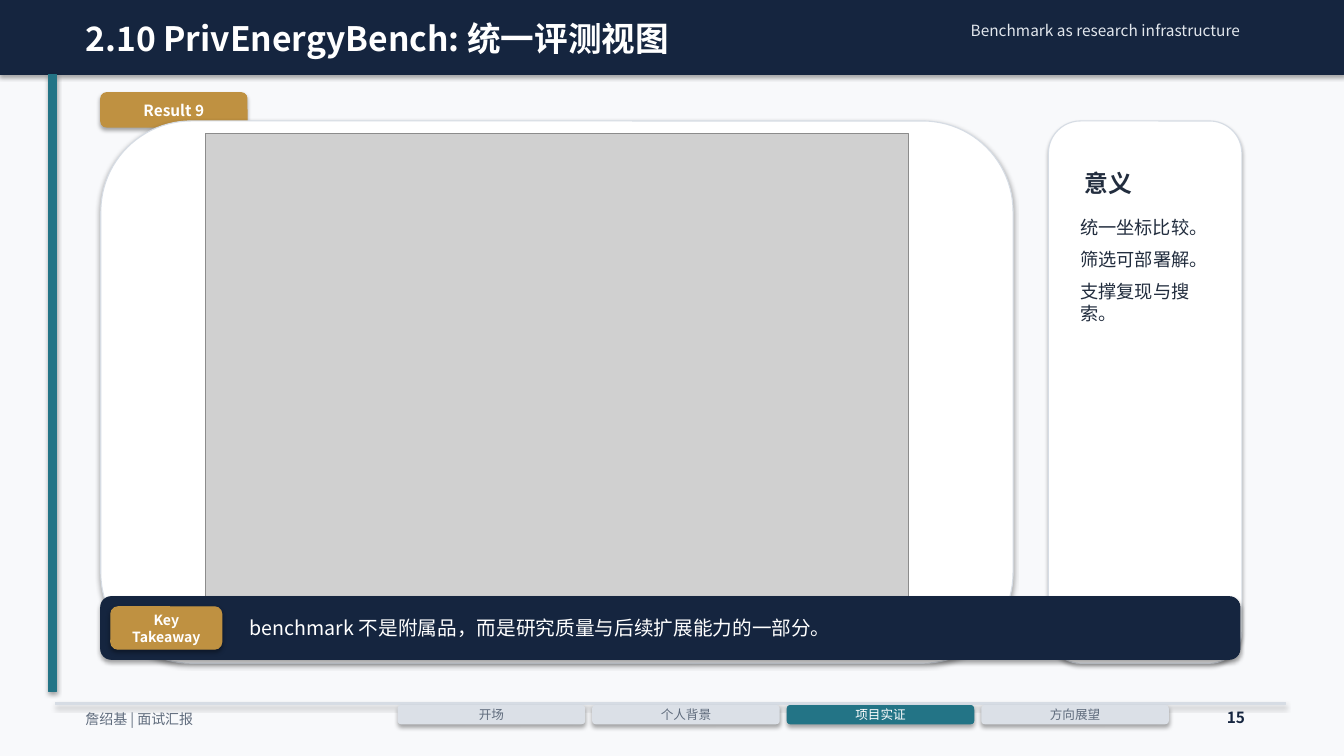
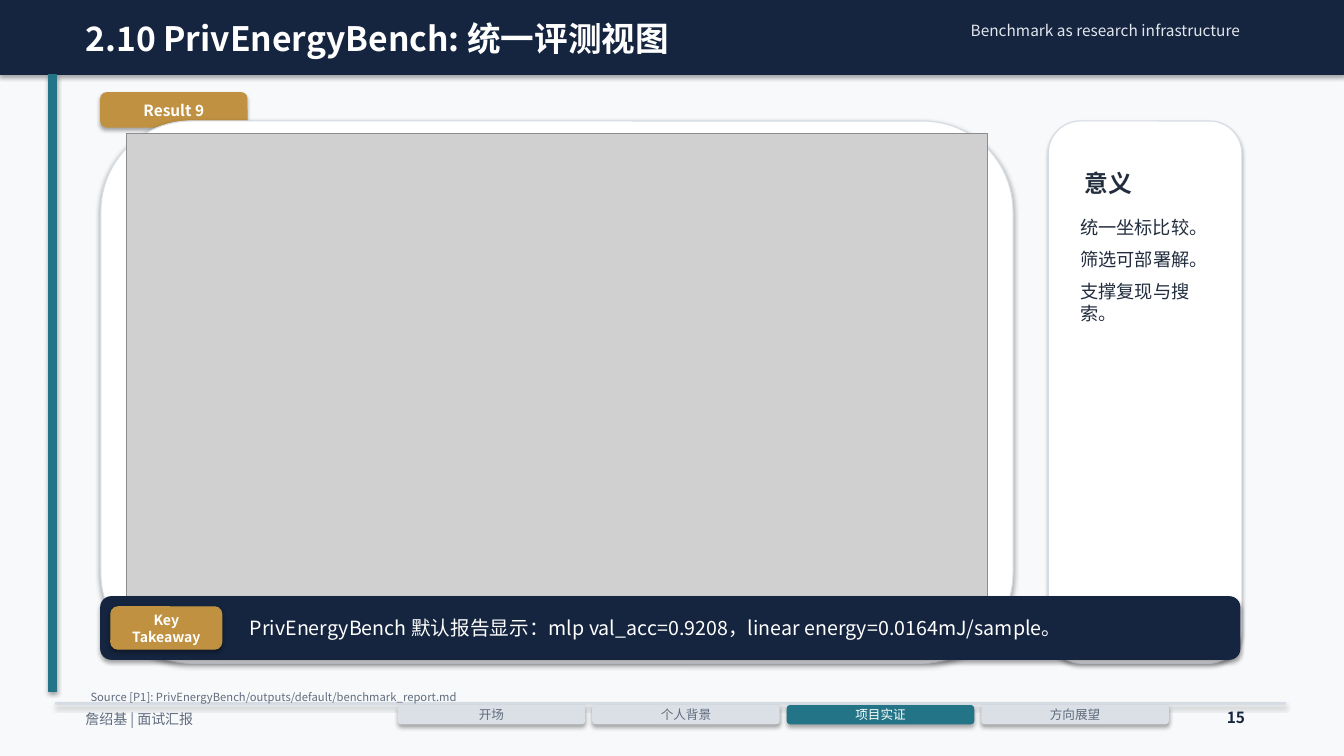
Before and after one commit to ZhanMous/PrivEnergyBench, a slide deck: slide 15 of docs/20min_面试汇报_詹绍基_20页图表版.pptx. Drawn at 1344x756 pixels with LibreOffice and Linux fonts; fonts in the diff are those of the drawing; grey boxes stand for pictures. Boxes give left, top, right and bottom in pixels: in the first picture for what was removed or moved away, otherwise in the second. Text is boxed around its words. In the diff, an @@ line names an element or a change of style, - is before the commit and + after.

```diff
--- a/docs/20min_面试汇报_詹绍基_20页图表版.pptx
+++ b/docs/20min_面试汇报_詹绍基_20页图表版.pptx
@@ picture resized from (x1=206, y1=133, x2=908, y2=635) to (x1=127, y1=133, x2=988, y2=635) @@
@@ text at (x1=250, y1=618, x2=1061, y2=640): text changed @@
-benchmark 不是附属品，而是研究质量与后续扩展能力的一部分。
+PrivEnergyBench 默认报告显示：mlp val_acc=0.9208，linear energy=0.0164mJ/sample。
@@ text added at (x1=91, y1=692, x2=457, y2=704), 8 pt, text #606C7D @@
+Source [P1]: PrivEnergyBench/outputs/default/benchmark_report.md
```
Also in this commit, not shown: 15 other slides changed, 1 slide added, 17 other files.
